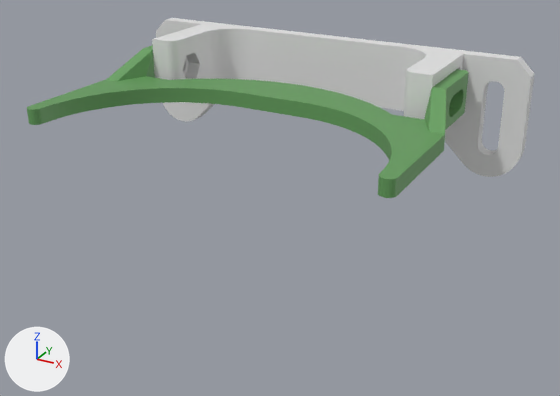
An edit to the Blender file PhysPult_cad/PhysPult_manometers.blend, drawn before and after from the same camera.
Before and after are seen from a camera (50 mm lens) standing at (157.8, -185.1, 82.4) and looking at (65.4, -17.0, -1.7). The axes (+X, +Y, +Z) are drawn at lower left. The lights are the same throughout.

Names of what the first picture shows: 'Крепеж_Манометра_1_поддержки', 'Крепеж_Манометра_2'.
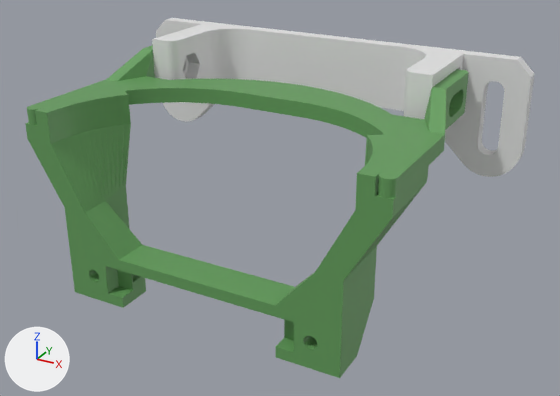
Where the change shows, as pixel boxes [x1, y1, x2, y2] in the pictures (560 x 396 px):
'Крепеж_DIN-Разъема', added (green): after [25, 91, 429, 378]

Edits to the bpy script that builds the scene:
```text
Add me_cylinder_004:
    me_cylinder_004.from_pydata(...)  # 294 vertices, 204 faces; spans x -49.2..0.0, y -42.7..-15.5, z -48.6..1.5
    me_cylinder_004.materials.append(mat_pla_001)  # green #659e5d
Add ob_крепеж_din_разъема:
    ob_крепеж_din_разъема = bpy.data.objects.new('Крепеж_DIN-Разъема', me_cylinder_004)
    ob_крепеж_din_разъема.location = (60.9, -9.7, 23.5)
    _m = ob_крепеж_din_разъема.modifiers.new('Mirror', 'MIRROR')
```
